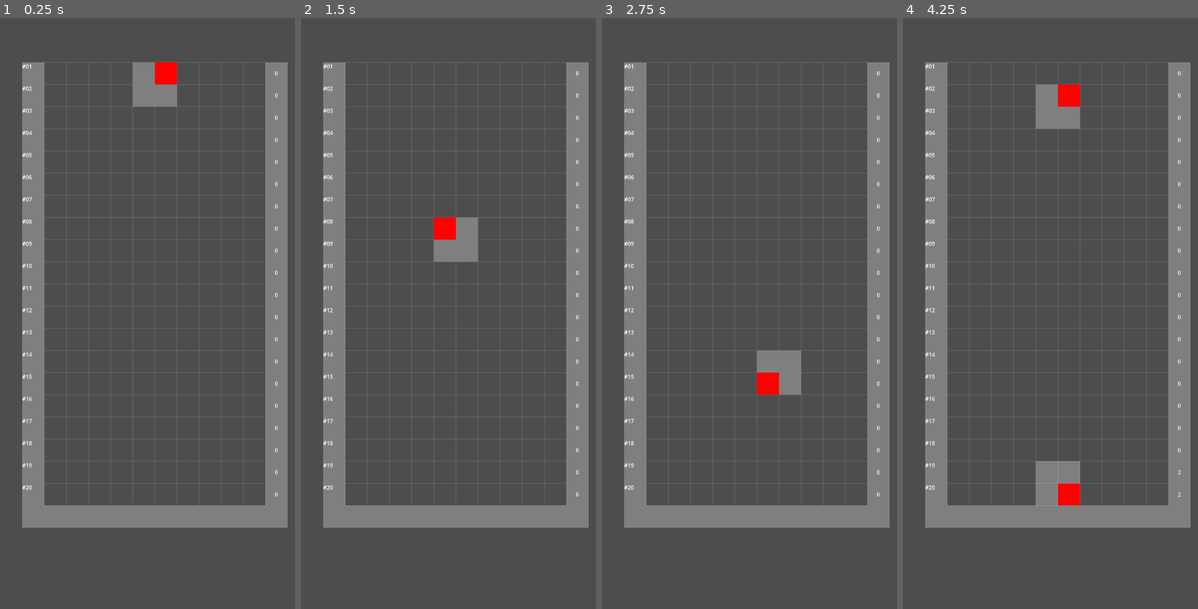
Above: before the commit, frames 1-4 (left to right).
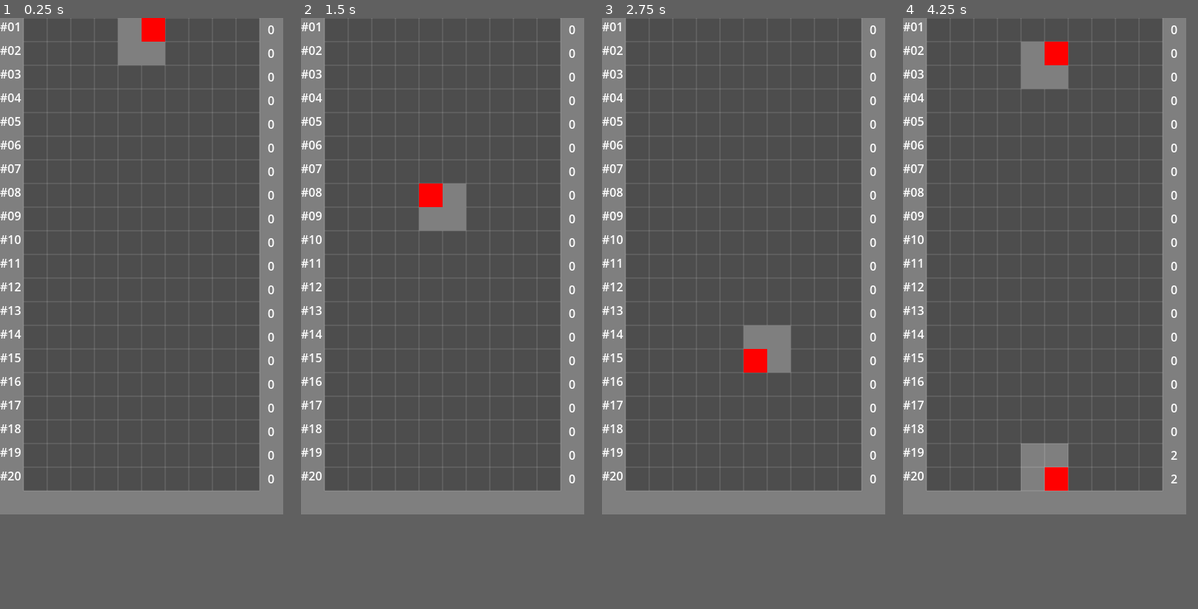
Above: after the commit, the same moments.

Repository: lacedon/mana-tetris
Game: Godot game, scene res://src/components/field/field.tscn
Two runs of this game, one before a commit and one after it. Both use one fixed random seed, a clock stepped at 60 frames per second and the inputs below.
Inputs:
- Up to frame 1 (0.25 s): no input
- Up to frame 2 (1.5 s): tap Enter at 0.5 s; hold Right (move-right) 0.53-1.28 s; hold S (drop) 0.53-1.28 s; hold Left (move-left) from 1.28 s (still down); tap Up (rotate) at 1.35 s
- Up to frame 3 (2.75 s): tap Space at 2 s; release Left (move-left) at 2.03 s; hold Right (move-right) from 2.03 s (still down); hold S (drop) from 2.03 s (still down)
- Up to frame 4 (4.25 s): release S (drop) at 2.78 s; tap Up (rotate) at 2.85 s; tap Enter at 3.5 s; release Right (move-right) at 3.53 s; hold Left (move-left) from 3.53 s (still down); hold S (drop) from 3.53 s (still down)
The window is 400x800 before the commit and 384x672 after it. Grey fills any space a smaller window leaves; there, only what the larger window draws over its background counts as a difference.

The runs differ from the first frame. In frame 1, 22% of the frame differs, in the area x 0-98%, y 0-87%; in frame 2, 21%; in frame 3, 21%; in frame 4, 23%.

Commit message:
Change camera view

Diff:
--- /dev/null
+++ b/src/components/camera/camera.gd
@@ -0,0 +1,4 @@
+extends Camera2D
+
+func _ready() -> void:
+    self.offset = -FieldConfig.cell_size * Vector2(1, 0)
--- /dev/null
+++ b/src/components/camera/camera.tscn
@@ -0,0 +1,7 @@
+[gd_scene load_steps=2 format=3 uid="uid://76cshbuxxjkq"]
+
+[ext_resource type="Script" uid="uid://c4vs5p8f4vnuf" path="res://src/components/camera/camera.gd" id="1_lhfkt"]
+
+[node name="Camera" type="Camera2D"]
+anchor_mode = 0
+script = ExtResource("1_lhfkt")
--- a/src/components/field/cell_manager/cell_manager.gd
+++ b/src/components/field/cell_manager/cell_manager.gd
@@ -10,7 +10,7 @@
 
 @export var figure_node_ref: FigureNode
 
-var _cells_per_row: Array[int] = ArrayHelpers.createArrayInt(FieldConfig.field_size.y)
+var _cells_per_row: Array[int] = ArrayHelpers.createArrayInt(int(FieldConfig.field_size.y))
 var _global_cell_index = 0
 
 func _create_cell_instance(cell: GameCell, cell_node: CellNode, position_offset: Vector2) -> CellNode:
@@ -47,7 +47,7 @@
 
 func handle_row_filled(row_indexes: Array[int]) -> void:
     var previous_cells_per_row: Array[int] = _cells_per_row.duplicate()
-    var rows_count: int = FieldConfig.field_size.y
+    var rows_count: int = int(FieldConfig.field_size.y)
 
     # TODO: Rewrite to work with rows having all the cells instead of the individual cells
     for cell in get_children():
--- a/src/components/field/field.tscn
+++ b/src/components/field/field.tscn
@@ -1,6 +1,7 @@
-[gd_scene load_steps=11 format=3 uid="uid://ci4ndl0632atk"]
+[gd_scene load_steps=12 format=3 uid="uid://ci4ndl0632atk"]
 
 [ext_resource type="Script" uid="uid://cxb7hnsol57tb" path="res://src/components/field/field.gd" id="1_hthpe"]
+[ext_resource type="PackedScene" uid="uid://76cshbuxxjkq" path="res://src/components/camera/camera.tscn" id="2_0jkag"]
 [ext_resource type="PackedScene" uid="uid://dt8u7ssqrmh4b" path="res://src/components/field/row_debugger/row_debugger.tscn" id="2_3mxdh"]
 [ext_resource type="Resource" uid="uid://dp87efq5tu36r" path="res://data/blocks-and-lines.tres" id="3_3mxdh"]
 [ext_resource type="PackedScene" uid="uid://c41netsr5yoin" path="res://src/components/field/figure_generator/figure_generator.tscn" id="3_hfyhx"]
@@ -14,10 +15,7 @@
 [node name="Field" type="Node2D"]
 script = ExtResource("1_hthpe")
 
-[node name="Camera2D" type="Camera2D" parent="."]
-offset = Vector2(-128, -128)
-anchor_mode = 0
-zoom = Vector2(0.75, 0.75)
+[node name="Camera" parent="." instance=ExtResource("2_0jkag")]
 
 [node name="UI" type="CanvasLayer" parent="."]
 
--- a/src/config/config.gd
+++ b/src/config/config.gd
@@ -4,10 +4,14 @@
 @export var field_size: Vector2 = Vector2i(10, 20)
 
 ## Size of each cell in pixels (width, height)
-@export var cell_size: Vector2 = Vector2(64, 64)
+@export var cell_size: Vector2 = Vector2(32, 32)
+
+var window_size: Vector2:
+    get:
+        return (field_size + Vector2(2, 1)) * cell_size
 
 func set_window_size(size: Vector2) -> void:
     get_viewport().get_window().size = size
 
 func _ready() -> void:
-    set_window_size(field_size * cell_size)
+    set_window_size(window_size)
Not shown, added: src/components/camera/camera.gd.uid
